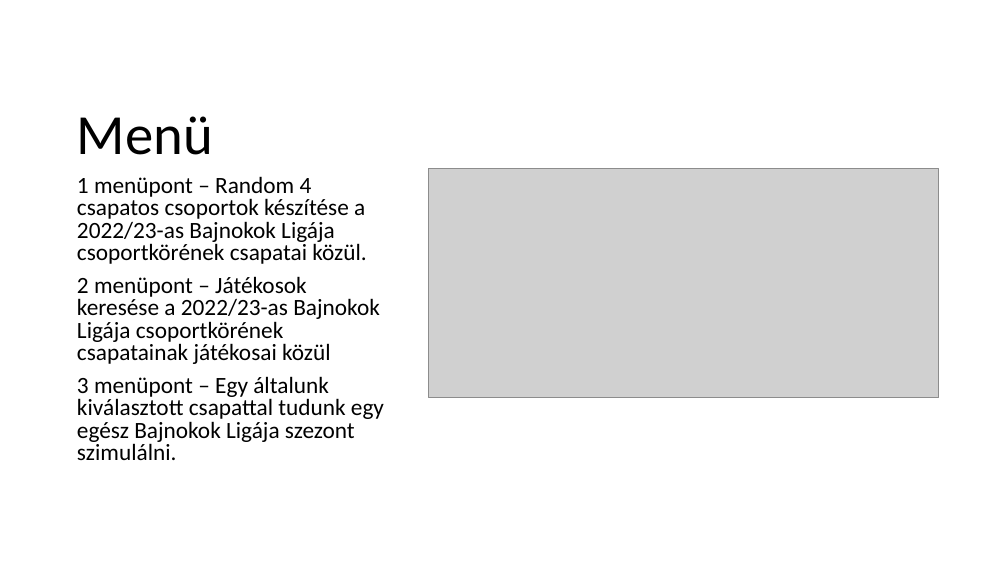
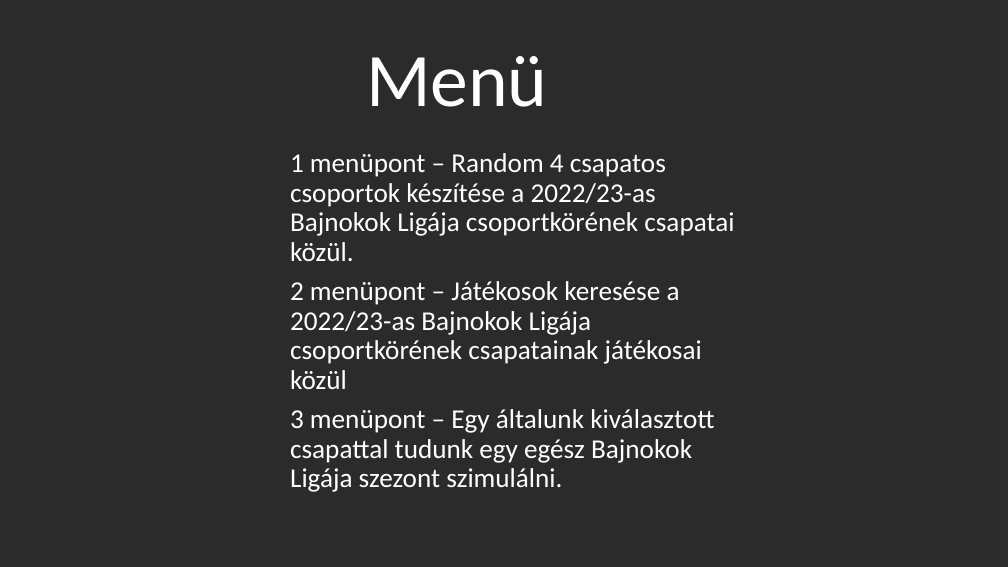
Before and after one commit to Zeteny06/Pythonprojectmunka, a slide deck: slide 2 of Prezentáció(elkezdve).pptx. Drawn at 1008x567 pixels with LibreOffice and Linux fonts; fonts in the diff are those of the drawing; grey boxes stand for pictures; background and template pictures are left out; a plain dark background stands for a picture behind light text. Boxes give left, top, right and bottom in pixels: in the first picture for what was removed or moved away, otherwise in the second. Text is boxed around its words. In the diff, an @@ line names an element or a change of style, - is before the commit and + after.

```diff
--- a/Prezentáció(elkezdve).pptx
+++ b/Prezentáció(elkezdve).pptx
@@ background #FFFFFF to picture (left out) @@
@@ title "Menü": place and size @@
-title "Menü" at (77,116,213,155)
+title "Menü" at (366,56,548,107)
@@ title "Menü" at (366,56,548,107): size 54 to 72 pt, text colour #000000 to #FFFFFF @@
@@ text "1 menüpont – Random 4 ...": place and size @@
-text "1 menüpont – Random 4 ..." at (77,176,384,460)
+text "1 menüpont – Random 4 ..." at (290,153,734,492)
@@ text "1 menüpont – Random 4 ..." at (290,153,734,492): size 22.2 to 25.9 pt, text colour #000000 to #FFFFFF; line spacing 0.8 to 0.9 @@
@@ picture removed at (429,169,939,399) @@
```
Also in this commit, not shown: 1 other slide changed, 2 slides added, 1 slide removed.
